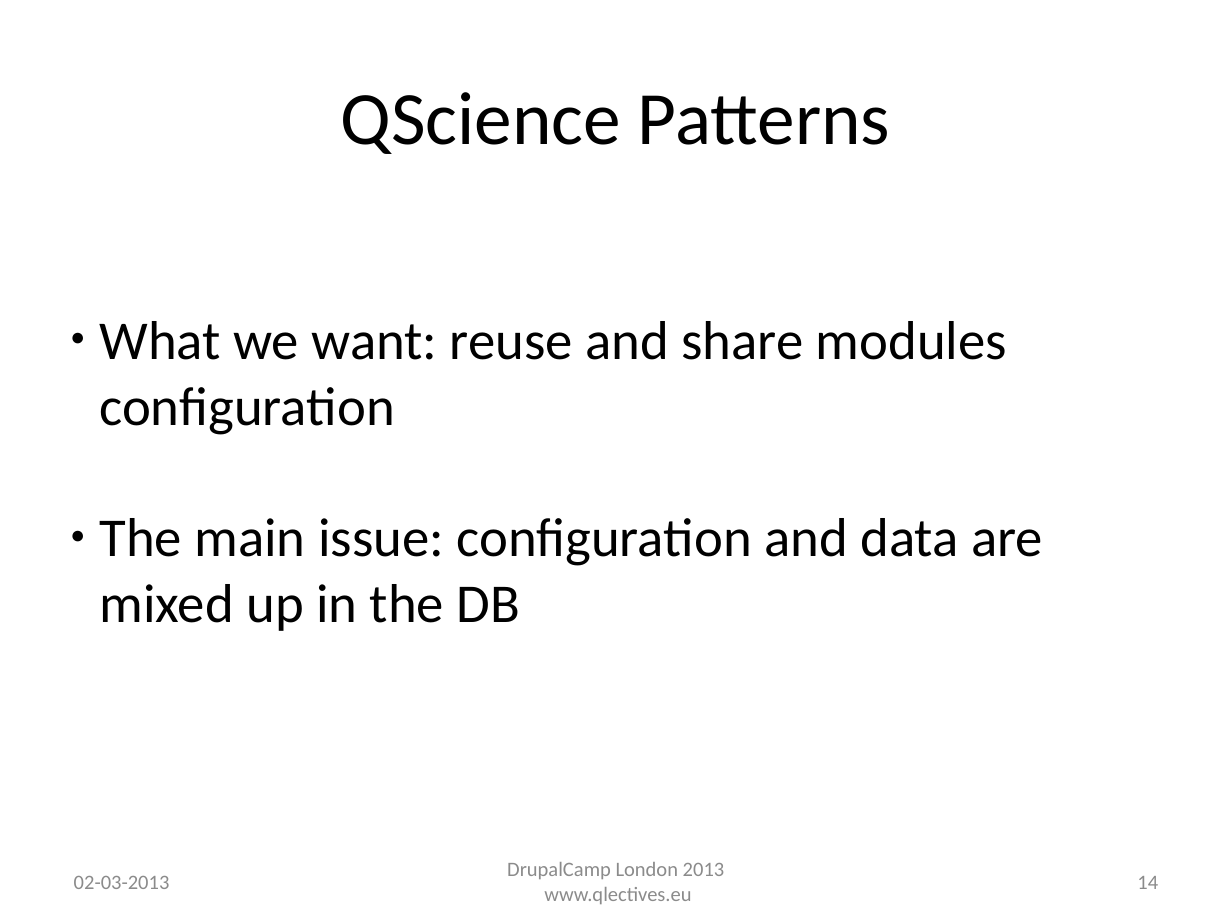
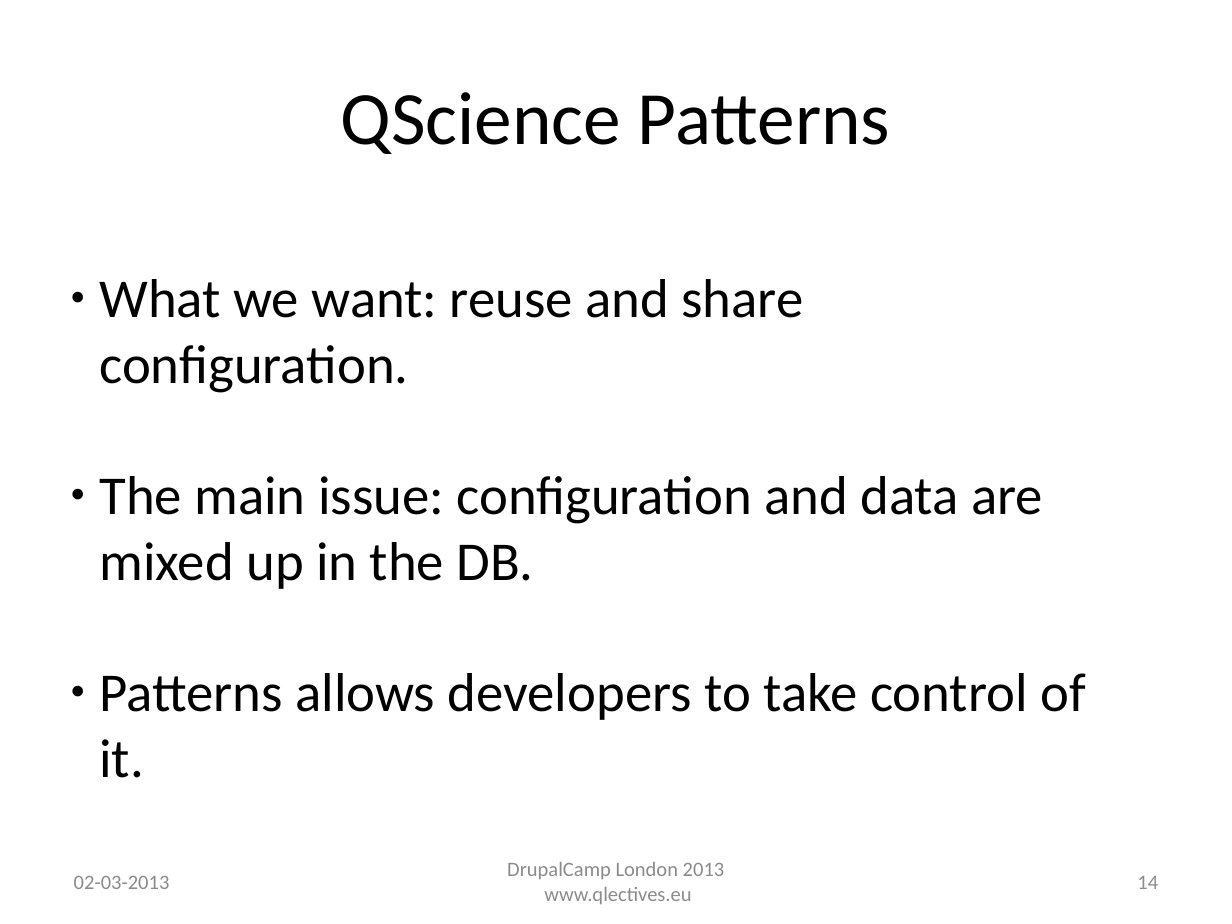
Before and after one commit to QScience/dc-slides, a slide deck: slide 14 of dclondon2013/patterns_dclondon2013.odp. Drawn at 1232x924 pixels with LibreOffice and Linux fonts; fonts in the diff are those of the drawing; background and template pictures are left out. Boxes give left, top, right and bottom in pixels: in the first picture for what was removed or moved away, otherwise in the second. Text is boxed around its words. In the diff, an @@ line names an element or a change of style, - is before the commit and + after.

```diff
--- a/dclondon2013/patterns_dclondon2013.odp
+++ b/dclondon2013/patterns_dclondon2013.odp
@@ text at (99,279,1086,778): text changed @@
-● What we want: reuse and share modules configuration
-● The main issue: configuration and data are mixed up in the DB
+● What we want: reuse and share configuration.
+● The main issue: configuration and data are mixed up in the DB.
+● Patterns allows developers to take control of it.
```
Also in this commit, not shown: 15 other slides changed, 1 slide added, 3 other files.
